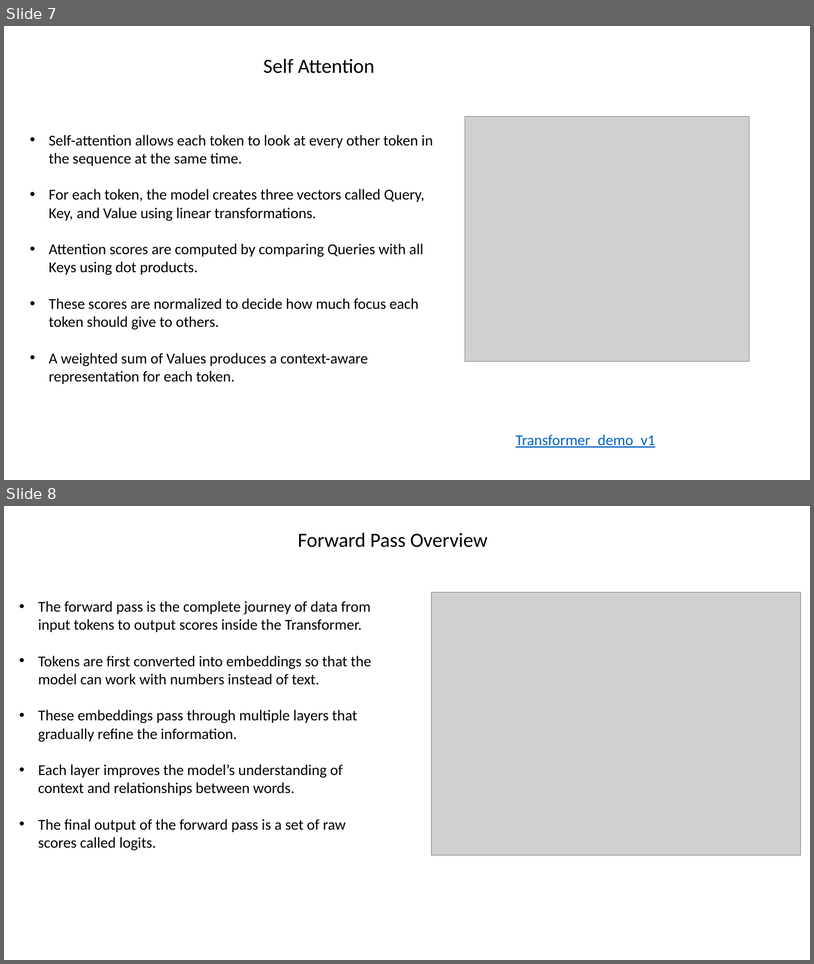
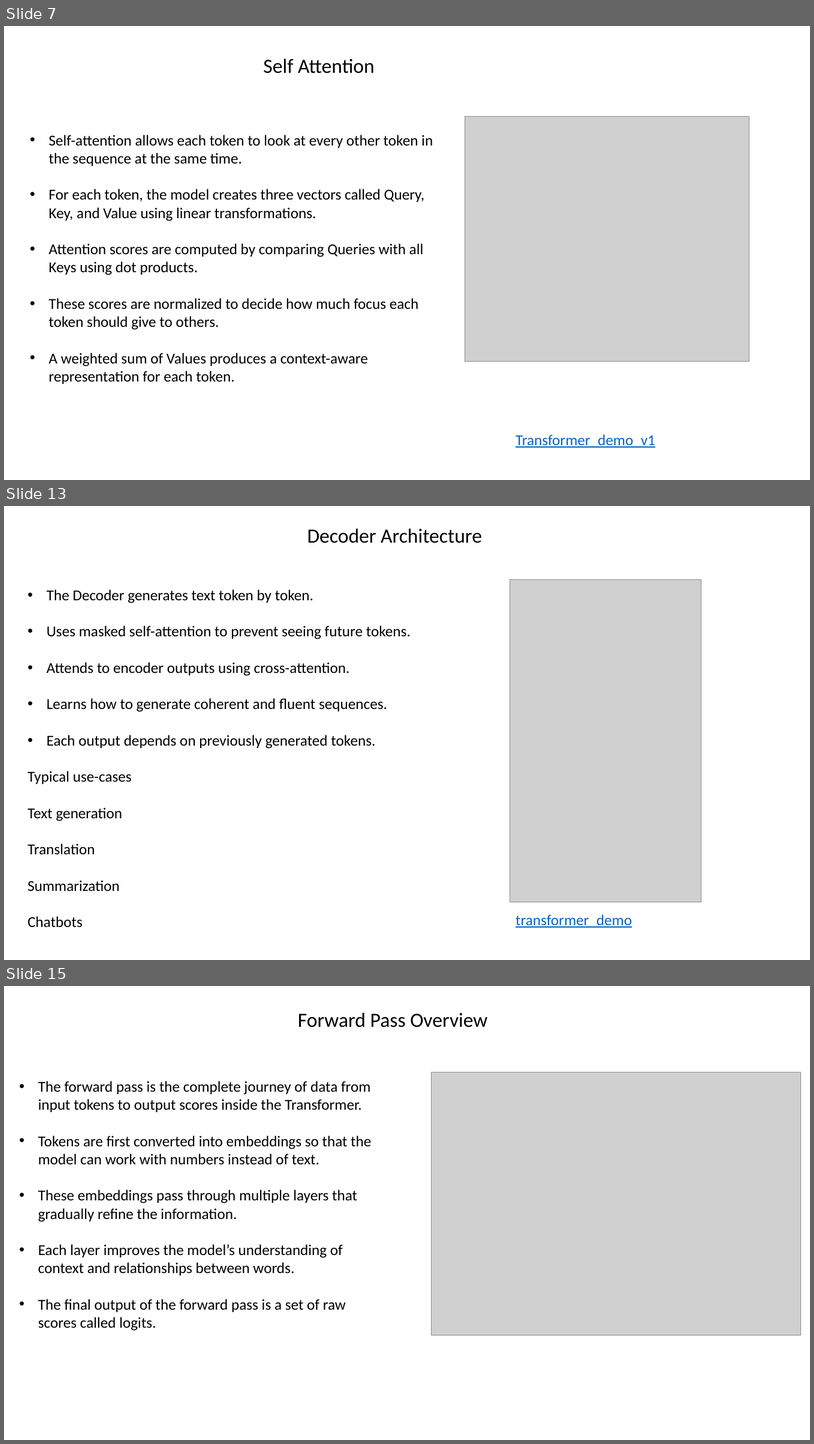
Before and after one commit to varunchach/transformers_demo, a slide deck: Transformers_LLM_Theory.pptx. Shown one above the other, each under a label of ours: slides 7 and 8 before the commit, slides 7, 13 and 15 after it; the slides between them are not shown. The pictures are 814x964 and 814x1444 pixels, drawn with LibreOffice and Linux fonts; fonts in the diff are those of the drawing; grey boxes stand for pictures. Boxes give left, top, right and bottom in pixels: in the first picture for what was removed or moved away, otherwise in the second. Text is boxed around its words. In the diff, an @@ line names an element or a change of style, - is before the commit and + after.

```diff
--- a/Transformers_LLM_Theory.pptx
+++ b/Transformers_LLM_Theory.pptx
@@ slide 13 added at <box>4,506,810,960</box>, background #FFFFFF @@
@@ text added at <box>308,528,482,543</box>, 24 pt, text #000000 @@
+Decoder Architecture
@@ text added at <box>27,589,411,927</box>, 18 pt, text #000000 @@
+• The Decoder generates text token by token.
+• Uses masked self-attention to prevent seeing future tokens.
+• Attends to encoder outputs using cross-attention.
+• Learns how to generate coherent and fluent sequences.
+• Each output depends on previously generated tokens.
+Typical use-cases
+Text generation
+Translation
+Summarization
+Chatbots
@@ picture added at <box>510,580,702,901</box> @@
@@ text added at <box>516,914,632,927</box>, 18 pt, text #0563C1, underline @@
+transformer_demo
@@ what was slide 8 is now slide 15 @@
```
Also in this commit, not shown: 11 other slides added.
